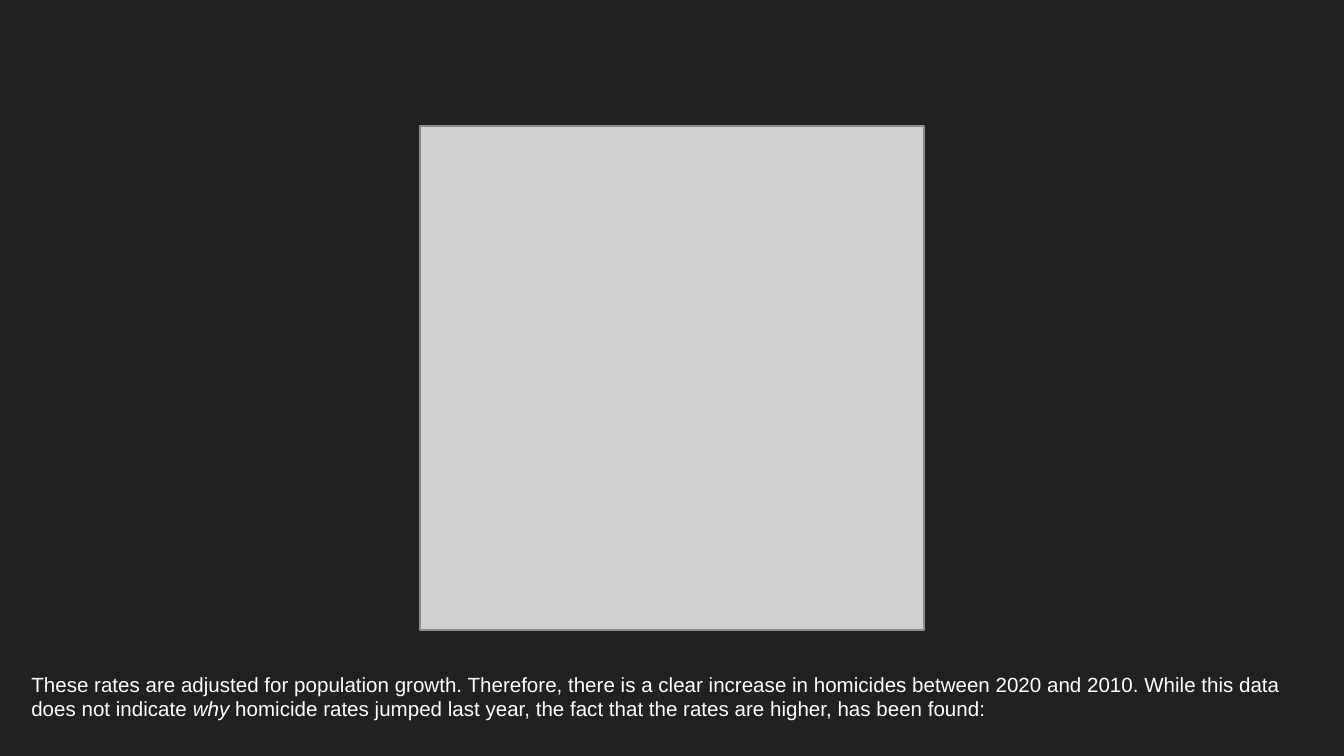
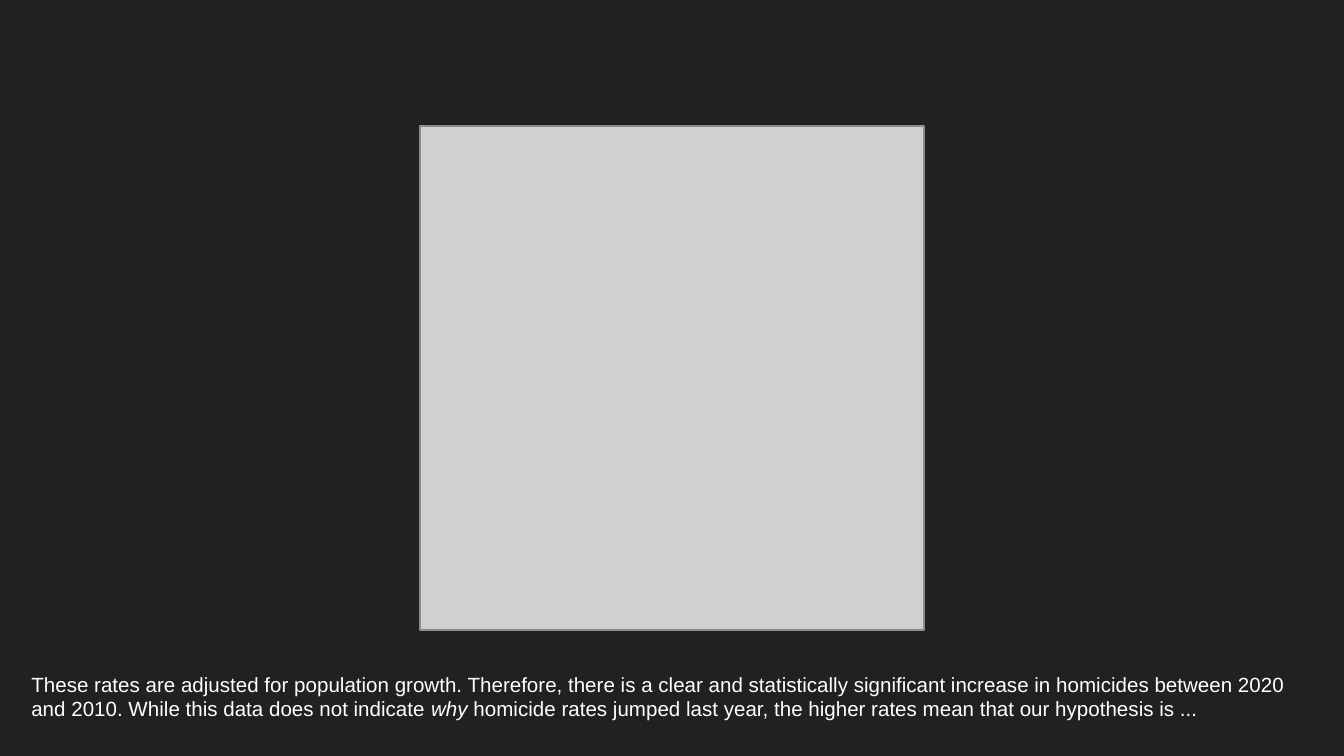
Before and after one commit to N-J-Miller/Project_1, a slide deck: slide 8 of Exploratory Data Analysis.pptx. Drawn at 1344x756 pixels with LibreOffice and Linux fonts; fonts in the diff are those of the drawing; grey boxes stand for pictures. Boxes give left, top, right and bottom in pixels: in the first picture for what was removed or moved away, otherwise in the second. Text is boxed around its words. In the diff, an @@ line names an element or a change of style, - is before the commit and + after.

```diff
--- a/Exploratory Data Analysis.pptx
+++ b/Exploratory Data Analysis.pptx
@@ text at box(31, 677, 1284, 721): text changed @@
-These rates are adjusted for population growth. Therefore, there is a clear increase in homicides between 2020 and 2010. While this data does not indicate why homicide rates jumped last year, the fact that the rates are higher, has been found:
+These rates are adjusted for population growth. Therefore, there is a clear and statistically significant increase in homicides between 2020 and 2010. While this data does not indicate why homicide rates jumped last year, the higher rates mean that our hypothesis is ...
```
Also in this commit, not shown: 4 other slides changed, 4 other files.
